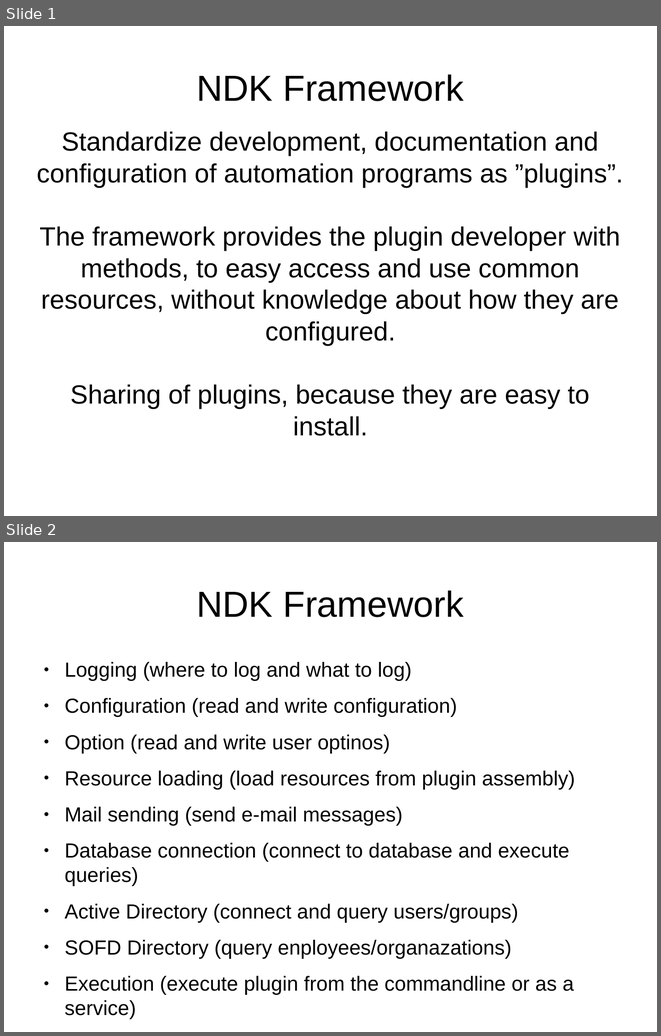
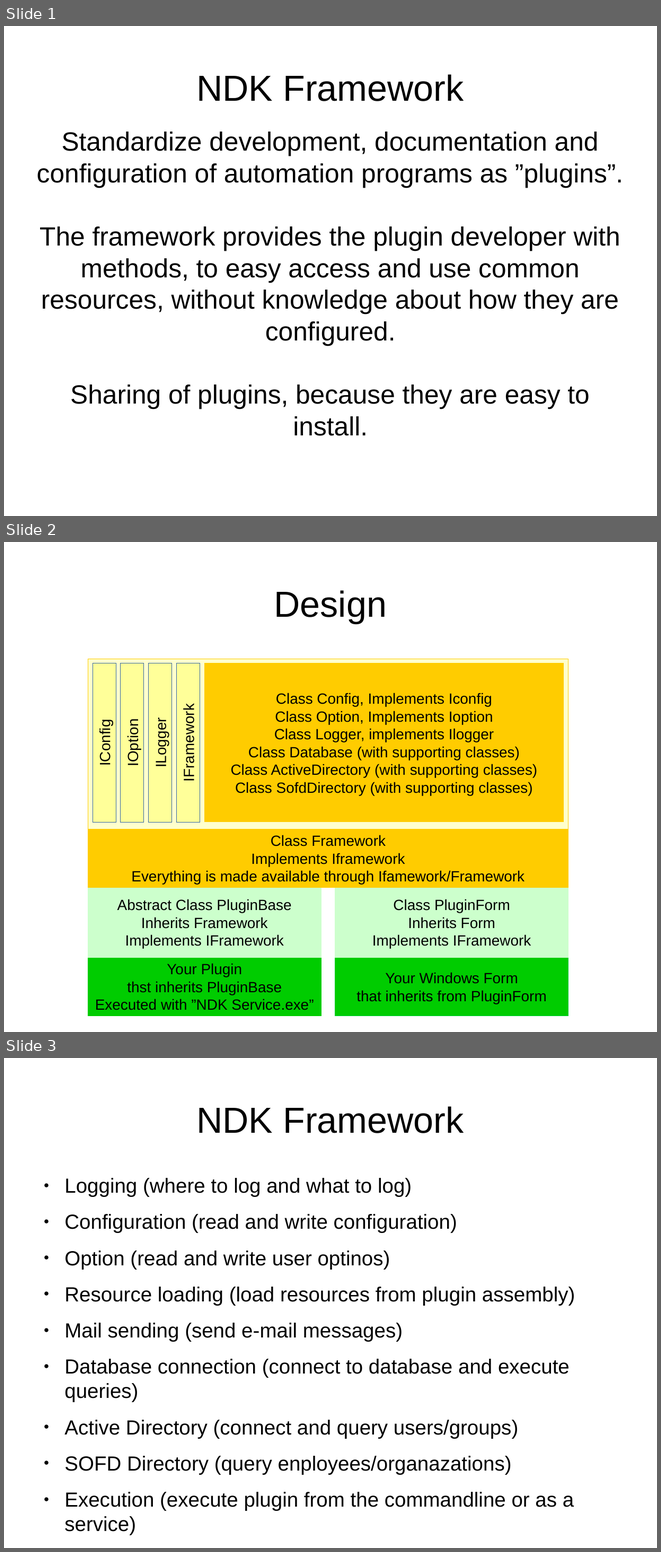
Before and after one commit to norddjurs/NDK-Framework, a slide deck: NDK Framework.odp. Shown one above the other, each under a label of ours: slides 1 and 2 before the commit, slides 1, 2 and 3 after it. The pictures are 661x1036 and 661x1552 pixels, drawn with LibreOffice and Linux fonts; fonts in the diff are those of the drawing. Boxes give left, top, right and bottom in pixels: in the first picture for what was removed or moved away, otherwise in the second. Text is boxed around its words. In the diff, an @@ line names an element or a change of style, - is before the commit and + after.

Commit message:
Update.
Update.

```diff
--- a/NDK Framework.odp
+++ b/NDK Framework.odp
@@ slide 2 added at [4,542,657,1032], background #FFFFFF @@
@@ title added at [274,590,387,623], 44 pt, text #000000 @@
+Design
@@ rectangle added at [88,659,568,829], fill #FFFFCC, outline #FFCC00 0.51 pt @@
@@ rectangle added at [93,663,116,822], fill #FFFF99, outline #3465A4 0 pt, 18 pt, text #000000 @@
+IConfig
@@ rectangle added at [121,663,144,822], fill #FFFF99, outline #3465A4 0 pt, 18 pt, text #000000 @@
+IOption
@@ rectangle added at [149,663,172,822], fill #FFFF99, outline #3465A4 0 pt, 18 pt, text #000000 @@
+ILogger
@@ rectangle added at [177,663,200,822], fill #FFFF99, outline #3465A4 0 pt, 18 pt, text #000000 @@
+IFramework
@@ rectangle added at [205,663,564,822], fill #FFCC00, outline #FFCC00 0 pt, 18 pt, text #000000 @@
+Class Config, Implements Iconfig
+Class Option, Implements Ioption
+Class Logger, implements Ilogger
+Class Database (with supporting classes)
+Class ActiveDirectory (with supporting classes)
+Class SofdDirectory (with supporting classes)
@@ rectangle added at [88,829,568,887], fill #FFCC00, outline #FFCC00 0 pt, 18 pt, text #000000 @@
+Class Framework
+Implements Iframework
+Everything is made available through Ifamework/Framework
@@ rectangle added at [88,888,321,958], fill #CCFFCC, outline #CCFFCC 0 pt, 18 pt, text #000000 @@
+Abstract Class PluginBase
+Inherits Framework
+Implements IFramework
@@ rectangle added at [335,888,568,958], fill #CCFFCC, outline #CCFFCC 0 pt, 18 pt, text #000000 @@
+Class PluginForm
+Inherits Form
+Implements IFramework
@@ rectangle added at [88,958,321,1015], fill #00CC00, outline #00CC00 0 pt, 18 pt, text #000000 @@
+Your Plugin
+thst inherits PluginBase
+Executed with ”NDK Service.exe”
@@ rectangle added at [335,958,568,1015], fill #00CC00, outline #00CC33 0 pt, 18 pt, text #000000 @@
+Your Windows Form
+that inherits from PluginForm
@@ what was slide 2 is now slide 3 @@
```
